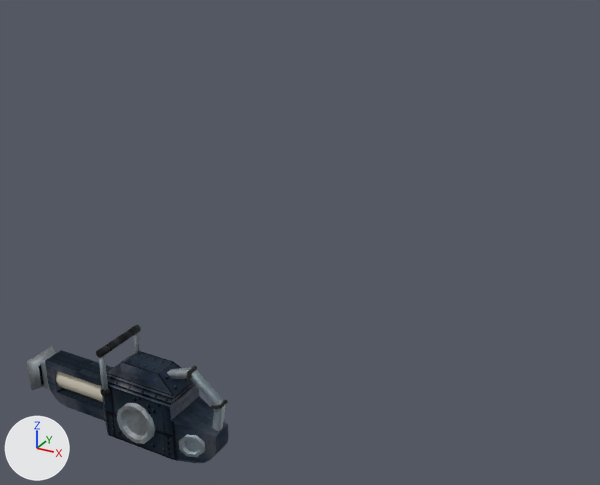
The Blender file project/assets/models/entities.blend as it was, and as the next commit left it.
Camera for both pictures: a 50 mm camera at (28.6, -53.2, 30.0) aimed at (2.3, -5.4, 6.1). The axes (+X, +Y, +Z) are drawn at lower left. The lights are the same throughout.

Objects in the first picture: 'NoiseGun', 'NoiseGunHandle', 'NoiseGunHull'.
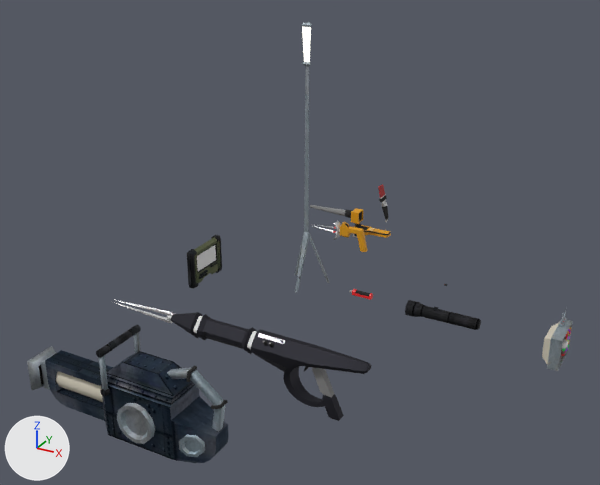
Where the newer file only moved an object's origin or applied its transform, the numbers keep the older frame.

Location of each change, (x1, y1, x2, y2) in pixels of the pictures (600 x 485 px):
'DistortionGun', shown (black): after (111, 300, 371, 421)
'Lightstick', shown: after (294, 22, 330, 292)
'Egometer', shown: after (187, 235, 222, 288)
'Sapper', shown: after (542, 309, 573, 371)
'Flashlight', added (black): after (405, 300, 481, 330)
'RayGun1', shown: after (313, 220, 368, 252)
'DistortionGunScreen', shown (black): after (204, 324, 240, 347)
'Magnetometer', shown: after (310, 205, 363, 235)
'EMMeter', shown: after (354, 225, 391, 238)
'LibidoDestrudoMeter', shown: after (378, 184, 388, 222)
'RedCell', shown: after (349, 289, 373, 300)
part 1 of me_cube_010, added: after (560, 327, 571, 362)
part 2 of me_cube_010, recoloured: after (547, 318, 573, 371)

Diff of the bpy script that builds the scene:
```diff
--- a/project/assets/models/entities.blend.py
+++ b/project/assets/models/entities.blend.py
@@ me_cube_010 @@
 # used by ob_sapper; location = (20.0, 0.0, 0.0)
-me_cube_010.from_pydata(...)  # 265 vertices, 215 faces; spans x -0.75..0.56, y -1.6..1.6, z -1.2..2.35
+me_cube_010.from_pydata(...)  # 593 vertices, 531 faces; spans x -0.75..0.82, y -1.6..1.6, z -1.2..2.35
+# me_cube_010 part 1: 328 vertices added at x -0.03..0.82, y -1.22..1.38, z -0.88..0.87
+# me_cube_010 part 2: 40 faces spanning x -0.2..0.56, y -1.6..1.6, z -1.2..1.35 switch from mat_dirtymetal (grey #8b8b8b) to mat_decursio_top (picture img_decursio_top_jpg)
 me_cube_010.materials.append(mat_paleoffwhite)
@@ me_cube_010 @@
 me_cube_010.materials.append(mat_metal)
+me_cube_010.materials.append(mat_glass)  # white #e7e7e7
+me_cube_010.materials.append(mat_yellowplastic)  # orange #dc9912
+me_cube_010.materials.append(mat_tealplastic)  # green #00d860
+me_cube_010.materials.append(mat_purpleplastic)  # purple #a700e7
@@ me_flashlight @@
+me_flashlight.from_pydata(...)  # 72 vertices, 59 faces; spans x -3.25..2.36, y -0.61..0.61, z -0.61..0.61
+# faces by material slot: [58, 1]
+me_flashlight.materials.append(mat_5sqtunnelceil)  # picture img_5sqtunnelceil_jpg
+me_flashlight.materials.append(mat_light)  # beige #e7e4be
@@ ob_lightstick @@
 ob_lightstick.location = (0.0, 0.0, 0.0)
-ob_lightstick.hide_set(True)
@@ ob_redcell @@
 ob_redcell.location = (5.0, 0.0, 0.0)
-ob_redcell.hide_set(True)
@@ ob_raygun1 @@
 ob_raygun1.location = (0.0, 8.0, 0.0)
-ob_raygun1.hide_set(True)
@@ ob_distortiongun @@
 ob_distortiongun.location = (0.0, -10.0, 0.0)
-ob_distortiongun.hide_set(True)
@@ ob_distortiongunscreen @@
 ob_distortiongunscreen.location = (-2.5, -10.78, 0.0)
-ob_distortiongunscreen.hide_set(True)
@@ ob_magnetometer @@
 ob_magnetometer.location = (0.0, 10.0, 0.0)
-ob_magnetometer.hide_set(True)
@@ ob_egometer @@
 ob_egometer.location = (-10.0, 0.0, 0.0)
-ob_egometer.hide_set(True)
@@ ob_libidodestrudometer @@
 ob_libidodestrudometer.scale = (0.433, 0.433, 0.433)
-ob_libidodestrudometer.hide_set(True)
@@ ob_sapper @@
 ob_sapper.location = (20.0, 0.0, 0.0)
-ob_sapper.hide_set(True)
@@ ob_emmeter @@
 ob_emmeter.location = (0.0, 12.0, 0.0)
-ob_emmeter.hide_set(True)
@@ ob_flashlight @@
+ob_flashlight = bpy.data.objects.new('Flashlight', me_flashlight)
+ob_flashlight.location = (12.0, 0.0, 0.0)
```
